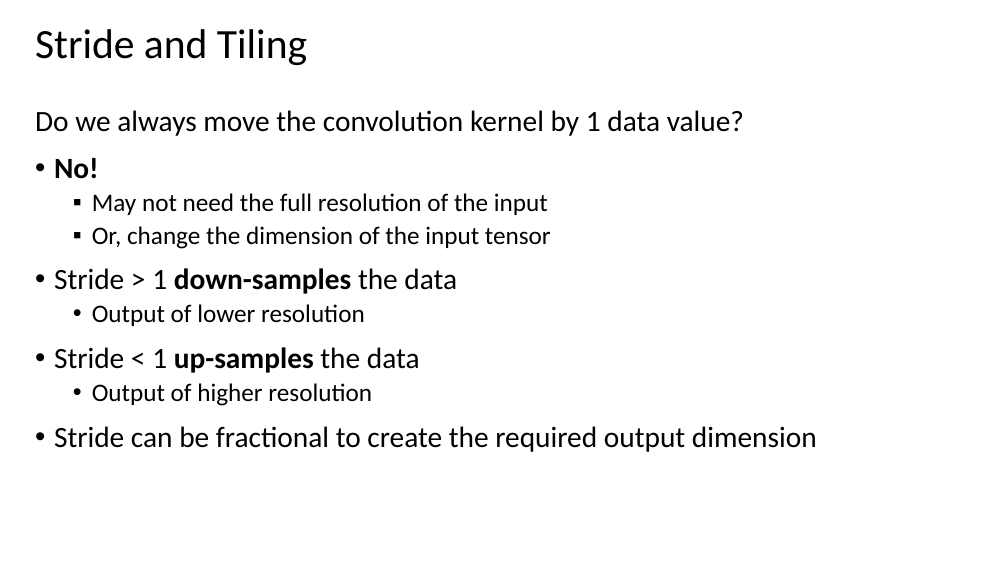
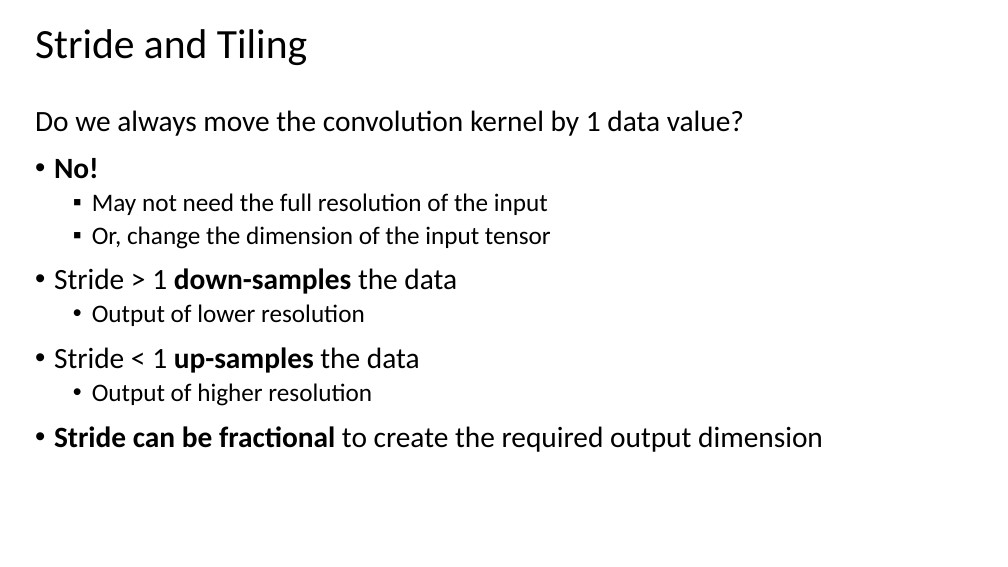
Before and after one commit to StephenElston/CSCI-E25, a slide deck: slide 18 of Slides/2_ConvolutionFilterig.pptx (slide 19 before the commit). Drawn at 1008x567 pixels with LibreOffice and Linux fonts; fonts in the diff are those of the drawing. Boxes give left, top, right and bottom in pixels: in the first picture for what was removed or moved away, otherwise in the second. Text is boxed around its words. In the diff, an @@ line names an element or a change of style, - is before the commit and + after.

```diff
--- a/Slides/2_ConvolutionFilterig.pptx
+++ b/Slides/2_ConvolutionFilterig.pptx
@@ text at (54,426,823,452): bold on in "Stride can be fractional" @@
```
Also in this commit, not shown: 6 other slides changed, 1 slide added, 3 slides removed.
